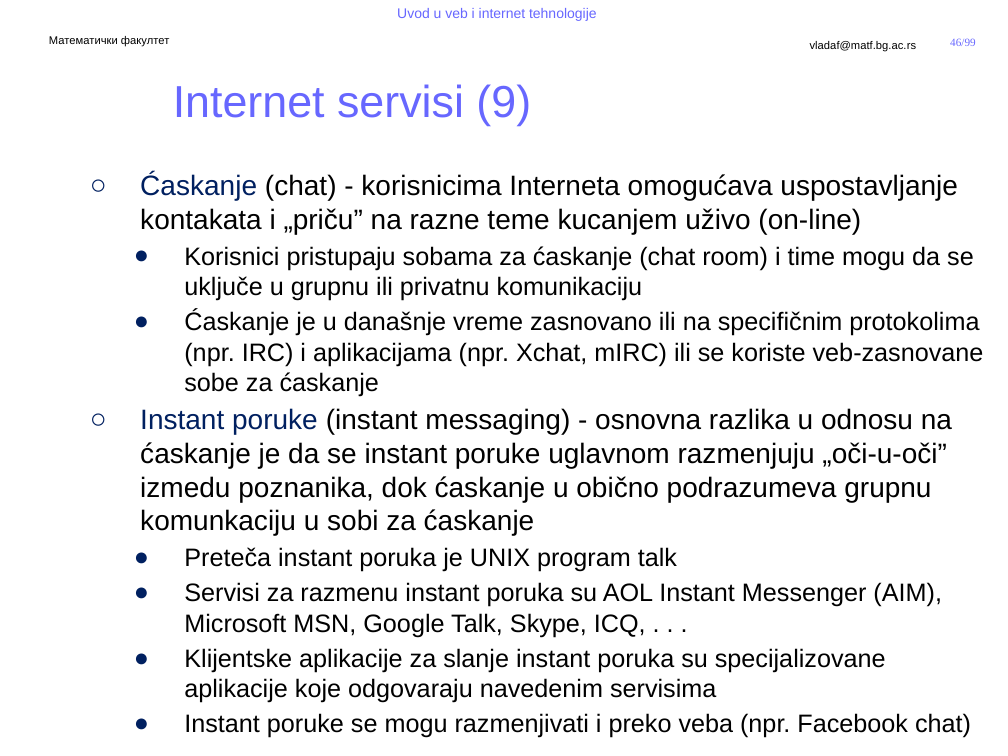
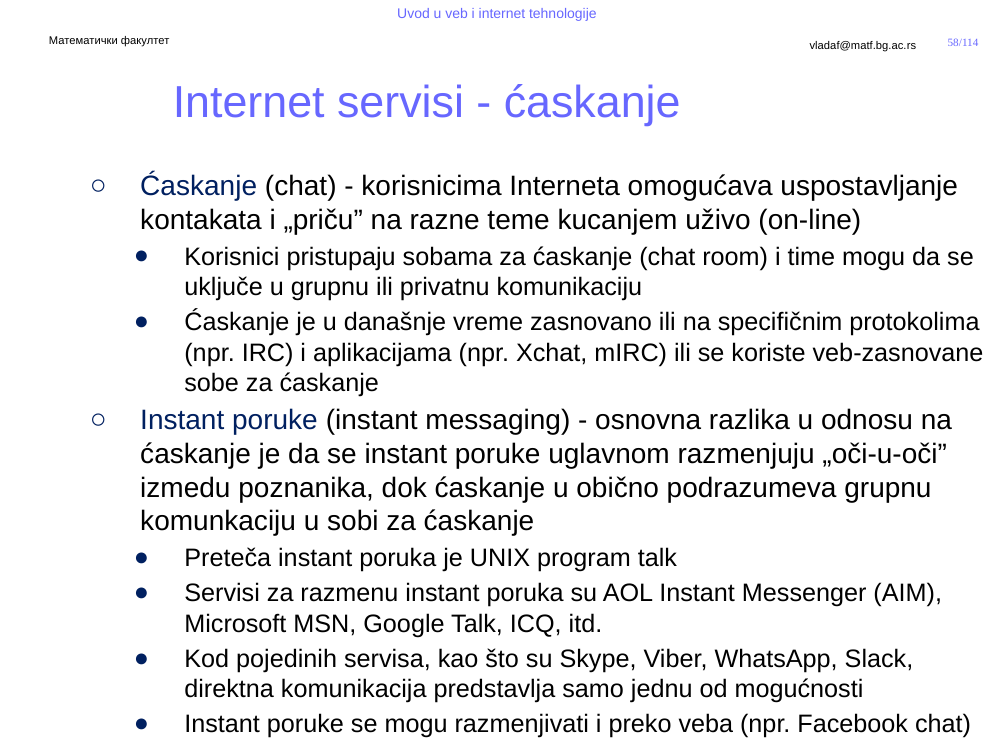
Before and after one commit to MatfUVIT/info, a slide deck: slide 58 of predavanja/prezentacije/UVIT01-02-Uvod u Internet.pptx (slide 46 before the commit). Drawn at 1008x756 pixels with LibreOffice and Linux fonts; fonts in the diff are those of the drawing; background and template pictures are left out. Boxes give left, top, right and bottom in pixels: in the first picture for what was removed or moved away, otherwise in the second. Text is boxed around its words. In the diff, an @@ line names an element or a change of style, - is before the commit and + after.

```diff
--- a/predavanja/prezentacije/UVIT01-02-Uvod u Internet.pptx
+++ b/predavanja/prezentacije/UVIT01-02-Uvod u Internet.pptx
@@ page number added at (x1=948, y1=38, x2=979, y2=46), 8 pt, text #6767FF @@
+58/114
@@ page number removed at (x1=950, y1=38, x2=976, y2=46) @@
-46/99
@@ title at (x1=173, y1=84, x2=681, y2=126): text changed @@
-Internet servisi (9)
+Internet servisi - ćaskanje
@@ text at (x1=184, y1=582, x2=942, y2=703): text changed @@
-    ● Servisi za razmenu instant poruka su AOL Instant Messenger (AIM), Microsoft MSN, Google Talk, Skype, ICQ, . . .
-    ● Klijentske aplikacije za slanje instant poruka su specijalizovane aplikacije koje odgovaraju navedenim servisima
+    ● Servisi za razmenu instant poruka su AOL Instant Messenger (AIM), Microsoft MSN, Google Talk, ICQ, itd.
+    ● Kod pojedinih servisa, kao što su Skype, Viber, WhatsApp, Slack, direktna komunikacija predstavlja samo jednu od mogućnosti
```
Also in this commit, not shown: 74 other slides changed, 15 slides added, 9 other files.
